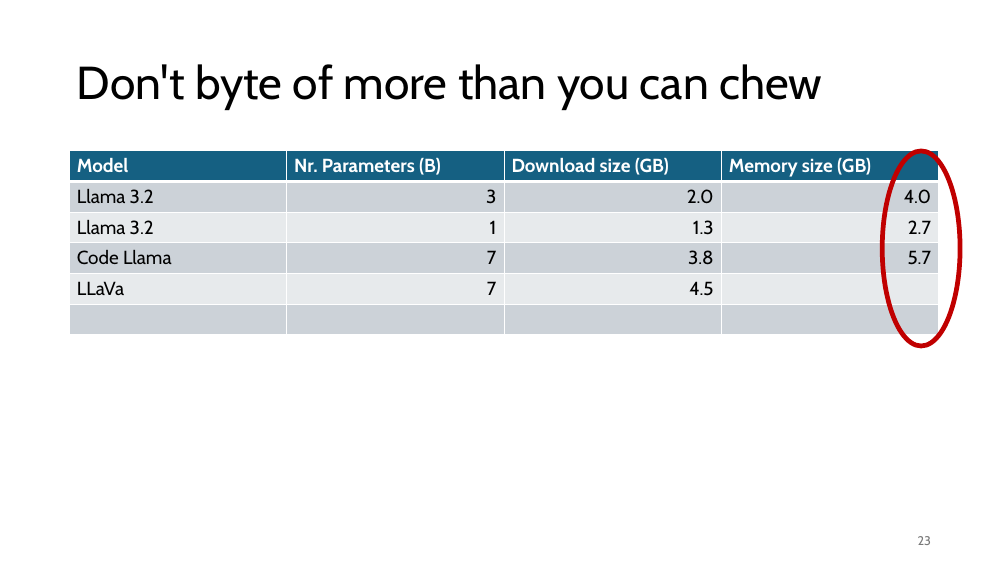
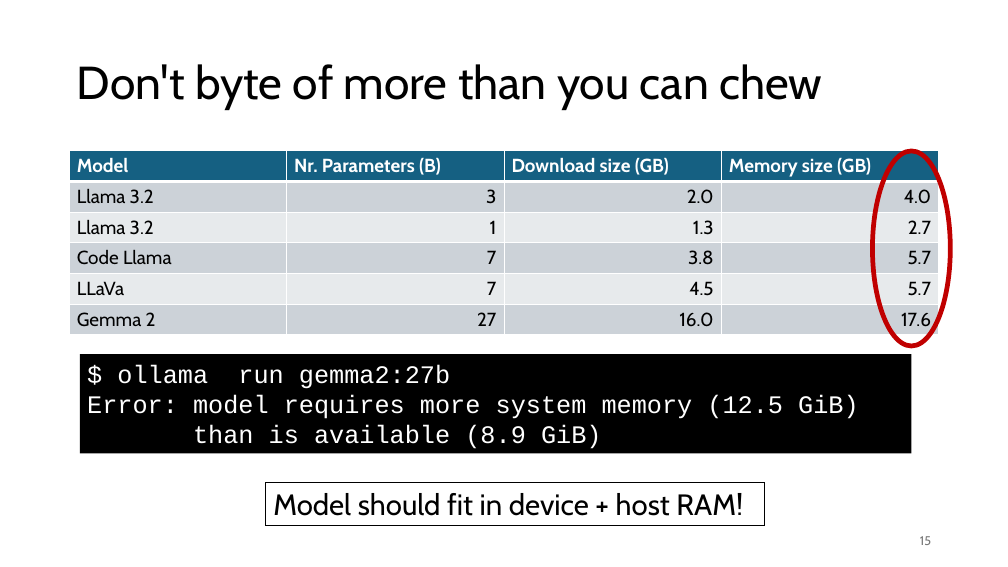
Before and after one commit to gjbex/Deploying-LLMs-locally, a slide deck: slide 15 of local_LLMs.pptx (slide 23 before the commit). Drawn at 1008x567 pixels with LibreOffice and Linux fonts; fonts in the diff are those of the drawing. Boxes give left, top, right and bottom in pixels: in the first picture for what was removed or moved away, otherwise in the second. Text is boxed around its words. In the diff, an @@ line names an element or a change of style, - is before the commit and + after.

Commit message:
Add slides on command line interaction with Ollama

```diff
--- a/local_LLMs.pptx
+++ b/local_LLMs.pptx
@@ table at (70, 151, 941, 335) @@
-row 5, column 4: 
+row 5, column 4: 5.7
-row 6:  |  |  | 
+row 6: Gemma 2 | 27 | 16.0 | 17.6
@@ ellipse: place and size @@
-ellipse at (882, 151, 960, 346)
+ellipse at (873, 151, 951, 346)
@@ rectangle added at (80, 355, 912, 454), fill #000000, 24 pt, text #FFFFFF @@
+$ ollama run gemma2:27b
+Error: model requires more system memory (12.5 GiB)
+than is available (8.9 GiB)
@@ rectangle added at (266, 482, 765, 526), outline #000000 0.75 pt, 28 pt, text #000000 @@
+Model should fit in device + host RAM!
@@ page number at (920, 536, 931, 545): text changed @@
-23
+15
```
Also in this commit, not shown: 3 other slides changed, 8 slides added.
